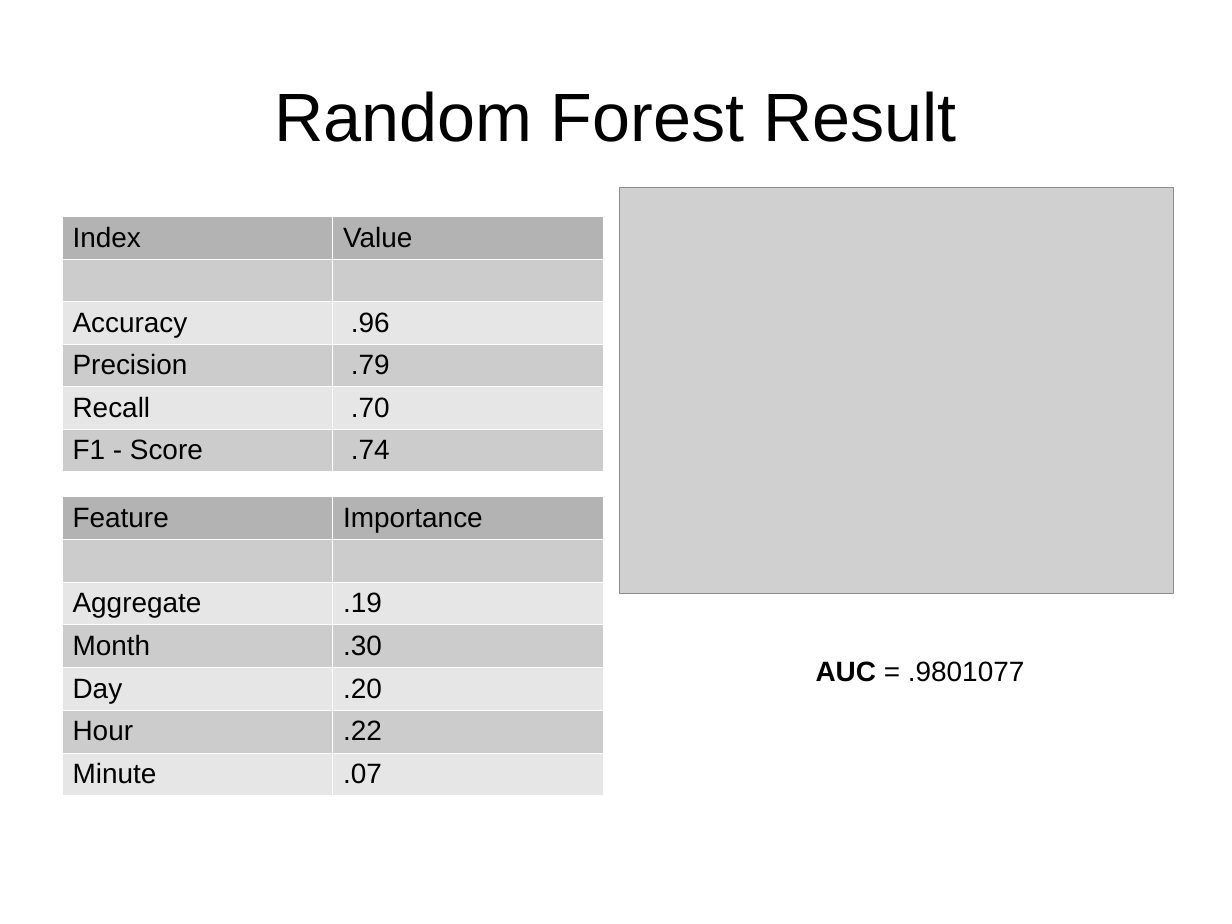
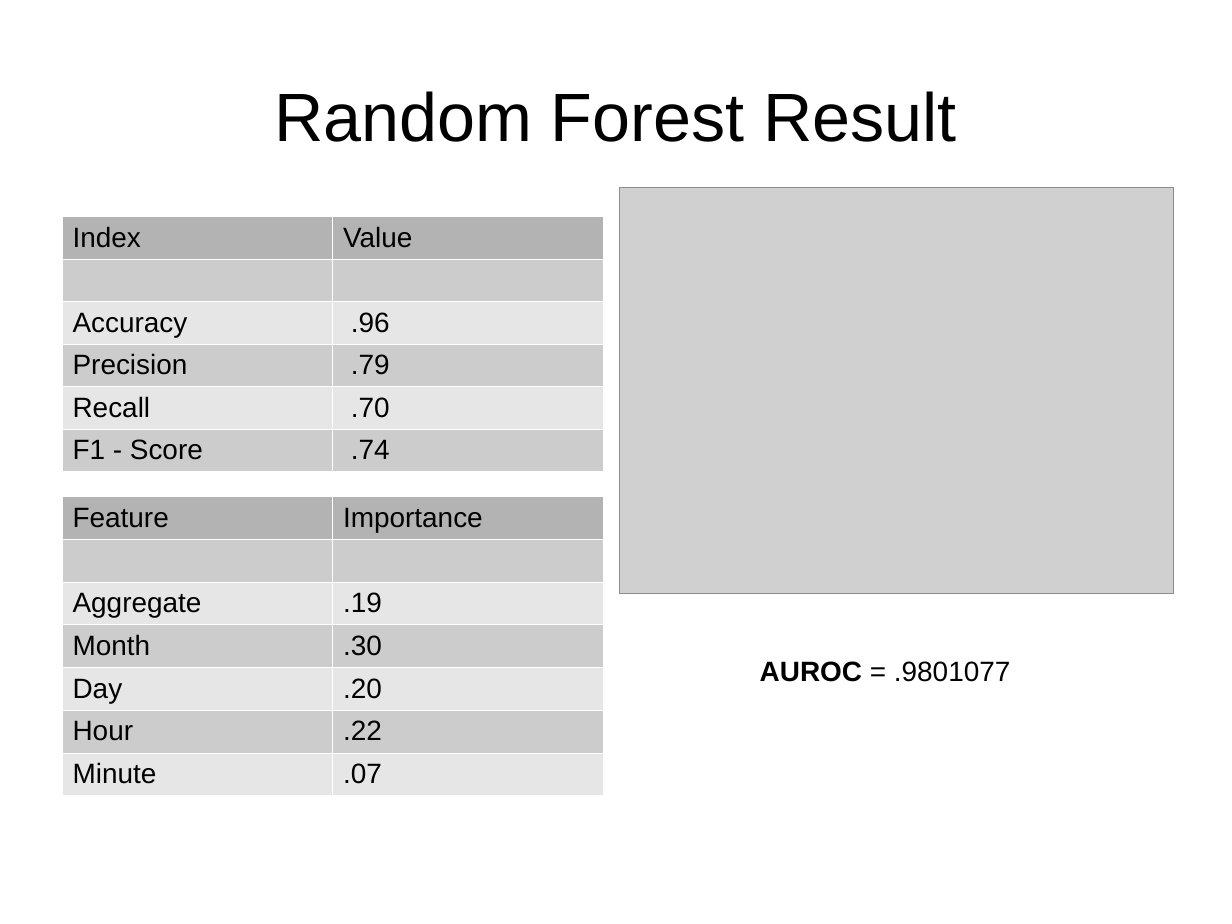
Before and after one commit to filippomedri/applianceblink, a slide deck: slide 7 of doc/mcnulty.odp. Drawn at 1232x924 pixels with LibreOffice and Linux fonts; fonts in the diff are those of the drawing; grey boxes stand for pictures. Boxes give left, top, right and bottom in pixels: in the first picture for what was removed or moved away, otherwise in the second. Text is boxed around its words. In the diff, an @@ line names an element or a change of style, - is before the commit and + after.

```diff
--- a/doc/mcnulty.odp
+++ b/doc/mcnulty.odp
@@ text at (x1=760, y1=661, x2=1011, y2=682): text changed @@
-AUC = .9801077
+AUROC = .9801077
```
Also in this commit, not shown: 2 other slides changed, 4 other files.
